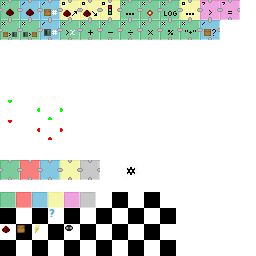
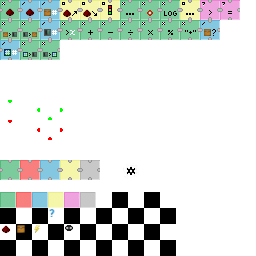
Two versions of the same layered image (w=256, h=256). Layer-by-layer changes:
painted on "icons.png" over (0, 40, 60, 60)
